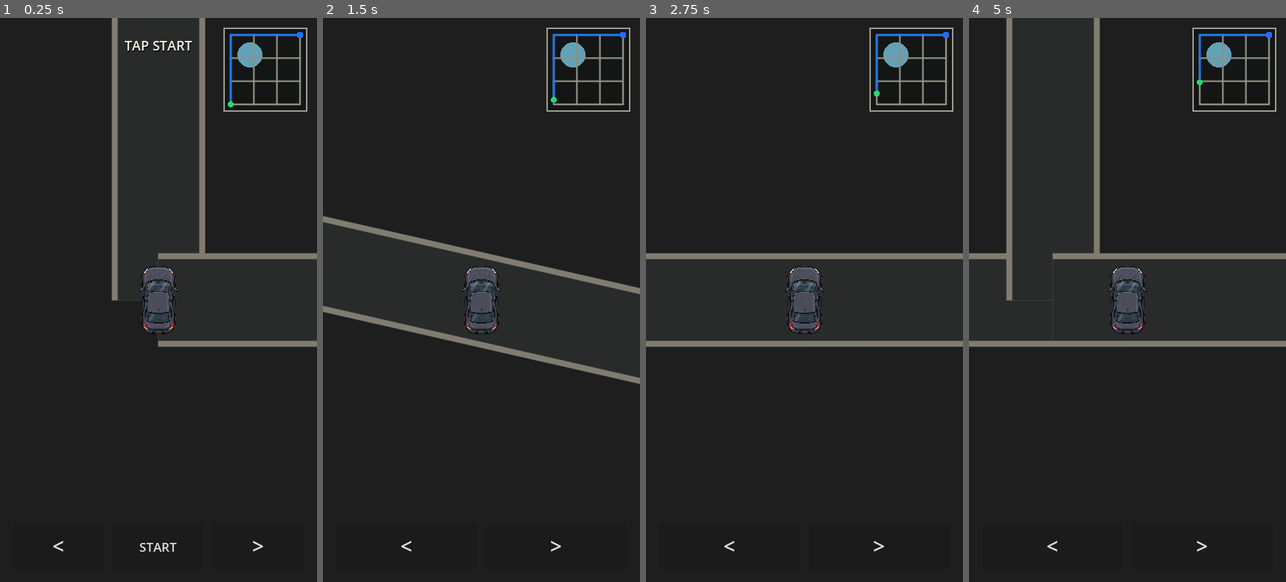
Above: before the commit, frames 1-4 (left to right).
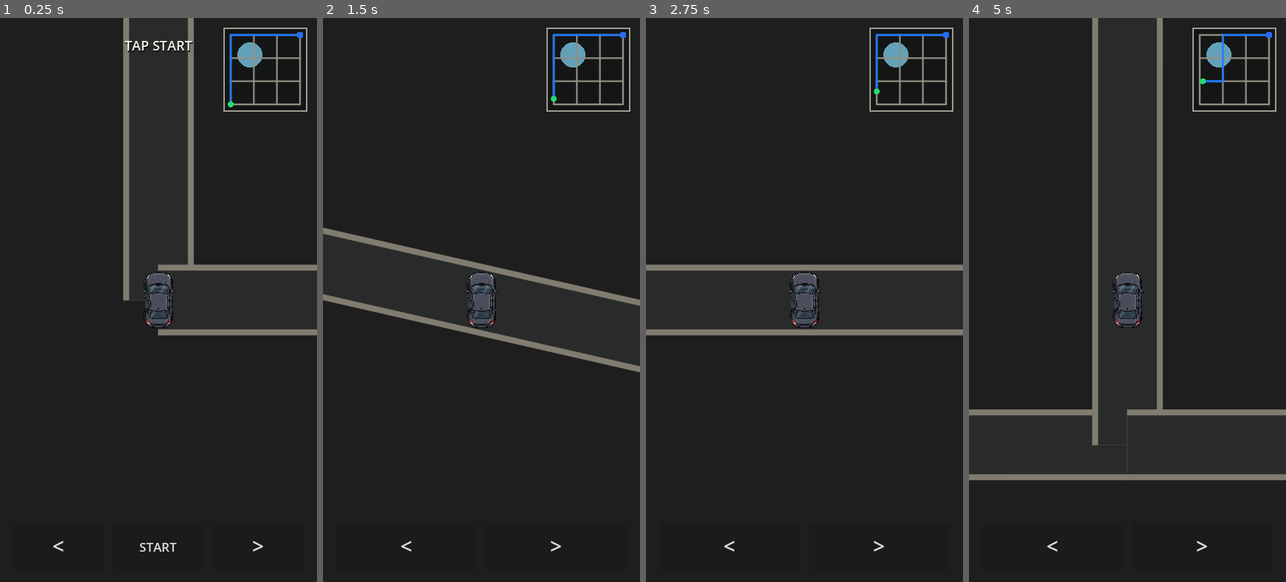
Above: after the commit, the same moments.

Repository: patrickcallahancomedy/comedian
Game: Godot game, scene res://scenes/drive/drive_module.tscn
Two runs of this game, one before a commit and one after it. Both use one fixed random seed, a clock stepped at 60 frames per second and the inputs below.
Inputs (mouse positions are in pixels of both pictures, inside the frame that each line leads up to):
- Up to frame 1 (0.25 s): no input
- Up to frame 2 (1.5 s): click "START" at 0.5 s; tap Enter (ui_accept) at 1.25 s; move the mouse to (551, 271) at 1.27 s; hold Right from 1.28 s (still down); tap Space at 1.35 s; click (551, 271) at 1.42 s
- Up to frame 3 (2.75 s): tap Enter (ui_accept) at 1.52 s; release Right at 2 s; drag from (741, 328) to (788, 412) at 2.02 s
- Up to frame 4 (5 s): click "<" at 2.75 s; move the mouse to (1159, 175) at 3.52 s; hold Right 3.53-4.25 s; tap Space at 3.6 s; drag from (1111, 412) to (1032, 215) at 4.27 s

The runs differ from the first frame. In frame 1, 6.5% of the frame differs, in the area x 35-100%, y 0-59%; in frame 2, 5.3%; in frame 3, 5.1%; in frame 4, 8.7%, in the area x 0-100%, y 0-83%.

Commit message:
DRIVE v0.11 define connected road chunks

Diff:
--- a/godot/scripts/drive/drive_profiles.gd
+++ b/godot/scripts/drive/drive_profiles.gd
@@ -1,12 +1,16 @@
 class_name DriveProfiles
 extends RefCounted
 
-# v0.9 keeps three logical profiles, but the player experiences one continuous
-# road. Invisible gates trigger short connector animations between profiles.
+# v0.11: one route assembled from literal connected road chunks.
+# "connector" profiles are short pieces of drivable road whose width and camera
+# scale change over distance. They are not transition screens or timers.
 const ORDER := [
 	"neighborhood",
+	"connector_out",
 	"highway",
+	"connector_in",
 	"downtown",
+	"parking_street",
 ]
 
 const BASE_SPEED := 680.0
@@ -18,10 +22,10 @@
 		"name": "NEIGHBORHOOD",
 		"mode": "turn",
 		"lane_count": 1,
-		"car_scale": 1.0,
-		"speed_scale": 0.62,
-		"road_scale": 1.0,
-		"block_scale": 1.0,
+		"car_scale": 0.82,
+		"speed_scale": 0.58,
+		"road_scale": 0.72,
+		"block_scale": 0.78,
 		"stop_signs": false,
 		"auto_stop_time": 0.0,
 		"one_way": false,
@@ -33,13 +37,28 @@
 		"exit_lane": -1,
 		"start_lane": 0,
 	},
-	"main_road": {
-		"name": "MAIN ROAD",
+	"connector_out": {
+		"name": "CONNECTOR",
+		"mode": "connector",
+		"lane_count": 1,
+		"car_scale": 0.82,
+		"speed_scale": 0.82,
+		"road_scale": 0.72,
+		"to_lane_count": 4,
+		"to_car_scale": 0.48,
+		"to_road_scale": 0.82,
+		"section_length": 2200.0,
+		"traffic_count": 0,
+		"exit_lane": -1,
+		"start_lane": 0,
+	},
+	"highway": {
+		"name": "HIGHWAY",
 		"mode": "lane",
-		"lane_count": 2,
-		"car_scale": 0.75,
-		"speed_scale": 1.45,
-		"road_scale": 0.85,
+		"lane_count": 4,
+		"car_scale": 0.48,
+		"speed_scale": 1.80,
+		"road_scale": 0.82,
 		"block_scale": 0.0,
 		"stop_signs": false,
 		"auto_stop_time": 0.0,
@@ -47,37 +66,52 @@
 		"grid_size": Vector2i.ZERO,
 		"entry": Vector2i.ZERO,
 		"exit": Vector2i.ZERO,
-		"traffic_count": 4,
-		"section_length": 6200.0,
-		"exit_lane": -1,
+		"traffic_count": 8,
+		"section_length": 7600.0,
+		"exit_lane": 3,
 		"start_lane": 1,
 	},
-	"highway": {
-		"name": "HIGHWAY",
-		"mode": "lane",
-		"lane_count": 8,
-		"car_scale": 0.36,
-		"speed_scale": 2.05,
-		"road_scale": 0.47,
-		"block_scale": 0.0,
+	"connector_in": {
+		"name": "CONNECTOR",
+		"mode": "connector",
+		"lane_count": 1,
+		"car_scale": 0.48,
+		"speed_scale": 0.92,
+		"road_scale": 0.82,
+		"to_lane_count": 1,
+		"to_car_scale": 1.05,
+		"to_road_scale": 0.92,
+		"section_length": 2200.0,
+		"traffic_count": 0,
+		"exit_lane": -1,
+		"start_lane": 0,
+	},
+	"downtown": {
+		"name": "CITY",
+		"mode": "turn",
+		"lane_count": 1,
+		"car_scale": 1.05,
+		"speed_scale": 0.68,
+		"road_scale": 0.92,
+		"block_scale": 0.42,
 		"stop_signs": false,
 		"auto_stop_time": 0.0,
 		"one_way": false,
-		"grid_size": Vector2i.ZERO,
-		"entry": Vector2i.ZERO,
-		"exit": Vector2i.ZERO,
-		"traffic_count": 12,
-		"section_length": 9000.0,
-		"exit_lane": 7,
-		"start_lane": 3,
+		"grid_size": Vector2i(4, 4),
+		"entry": Vector2i(0, 3),
+		"exit": Vector2i(3, 0),
+		"traffic_count": 0,
+		"section_length": 0.0,
+		"exit_lane": -1,
+		"start_lane": 0,
 	},
-	"downtown": {
-		"name": "VENUE APPROACH",
-		"mode": "approach",
-		"lane_count": 1,
-		"car_scale": 1.65,
-		"speed_scale": 0.50,
-		"road_scale": 3.25,
+	"parking_street": {
+		"name": "PARK",
+		"mode": "lane",
+		"lane_count": 2,
+		"car_scale": 1.05,
+		"speed_scale": 0.42,
+		"road_scale": 0.92,
 		"block_scale": 0.0,
 		"stop_signs": false,
 		"auto_stop_time": 0.0,
@@ -86,28 +120,10 @@
 		"entry": Vector2i.ZERO,
 		"exit": Vector2i.ZERO,
 		"traffic_count": 0,
-		"section_length": 2800.0,
-		"exit_lane": -1,
+		"section_length": 1900.0,
+		"exit_lane": 1,
 		"start_lane": 0,
-	},
-	"parking": {
-		"name": "PARKING LOT",
-		"mode": "turn",
-		"lane_count": 1,
-		"car_scale": 1.10,
-		"speed_scale": 0.55,
-		"road_scale": 0.90,
-		"block_scale": 0.22,
-		"stop_signs": false,
-		"auto_stop_time": 0.0,
-		"one_way": false,
-		"grid_size": Vector2i(3, 3),
-		"entry": Vector2i(0, 2),
-		"exit": Vector2i(2, 0),
-		"traffic_count": 0,
-		"section_length": 0.0,
-		"exit_lane": -1,
-		"start_lane": 0,
+		"parking_lane": 1,
 	},
 }
 
